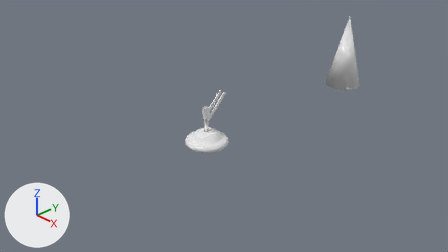
One commit to the Blender file section-5/animated-lamp-rig.blend: the scene before it, then after it.
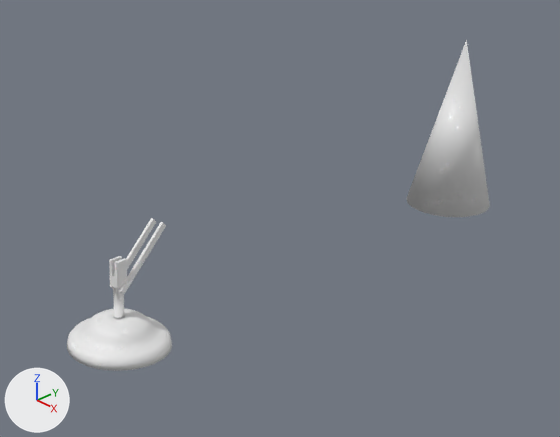
Old and new are each drawn from the file's camera 'Camera' and again close up on the part from 35% to 87% of the width and 0% to 72% of the height. Every picture has the same lights, and +X, +Y and +Z are marked at lower left.

In view in the first close-up: 'Cone', 'Lamp Base', 'Lamp Lower Arm', 'Lamp Stem'.
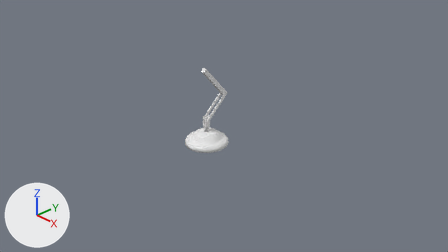
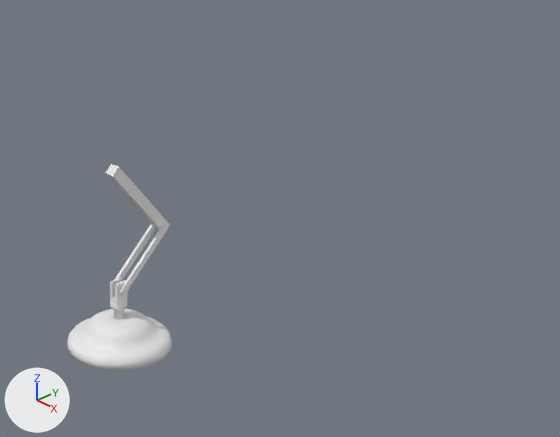
Changed parts and their boxes [x1, y1, x2, y2] in the close-ups (560 x 437 px):
```json
{"object": "Cone", "change": "hidden", "before": [406, 40, 490, 217]}
{"object": "Lamp Lower Arm", "change": "moved, turned", "before": [110, 218, 166, 294], "after": [114, 224, 168, 296]}
{"object": "Lamp Upper Arm", "change": "added", "after": [105, 164, 170, 231]}
{"object": "Lamp Stem", "change": "moved", "before": [109, 256, 127, 318], "after": [110, 278, 127, 319]}
```

The change, as JSON lines over the scene's bpy script:
```json
{"op": "add", "block": "me_cube", "code": ["me_cube = bpy.data.meshes.new('Cube')", "me_cube.from_pydata(...)  # a box spanning x -0.05..0.05, y -0.907..0.05, z -0.05..0.05"]}
{"op": "set", "path": "ob_lamp_lower_arm.location", "old": "(0.0, 0.0, 0.0)", "new": "(0.0, -0.026, -0.014)"}
{"op": "set", "path": "ob_lamp_lower_arm.rotation_euler", "old": "(0.0, 0.0, 0.0)", "new": "(-0.0431, 0.0, 0.0)", "note": "degrees (0, 0, 0) -> degrees (-2.5, 0, 0)"}
{"op": "set", "path": "ob_lamp_stem.location", "old": "(0.0, 0.0, 0.206)", "new": "(0.0, 0.0, -0.015)"}
{"op": "add", "block": "ob_cone", "code": "ob_cone.hide_viewport = True"}
{"op": "add", "block": "ob_lamp_upper_arm", "code": ["ob_lamp_upper_arm = bpy.data.objects.new('Lamp Upper Arm', me_cube)", "ob_lamp_upper_arm.location = (0.0, 0.54, 1.075)", "ob_lamp_upper_arm.rotation_euler = (-0.86, 0.0, 0.0)  # degrees (-49, 0, 0)"]}
```
